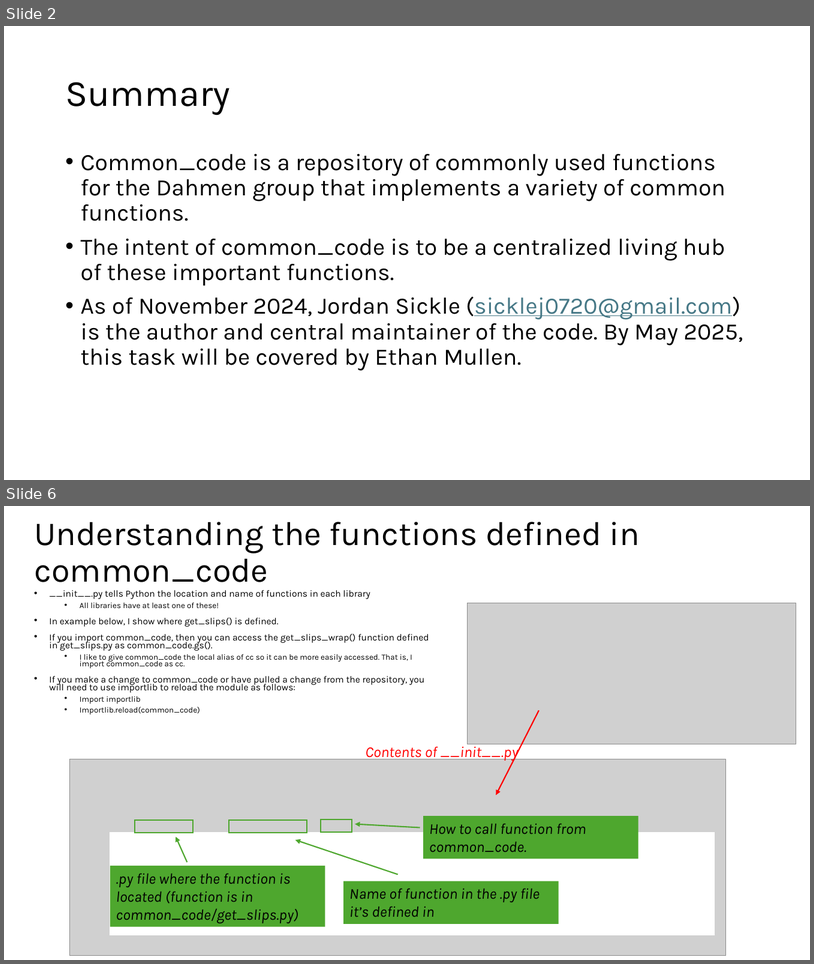
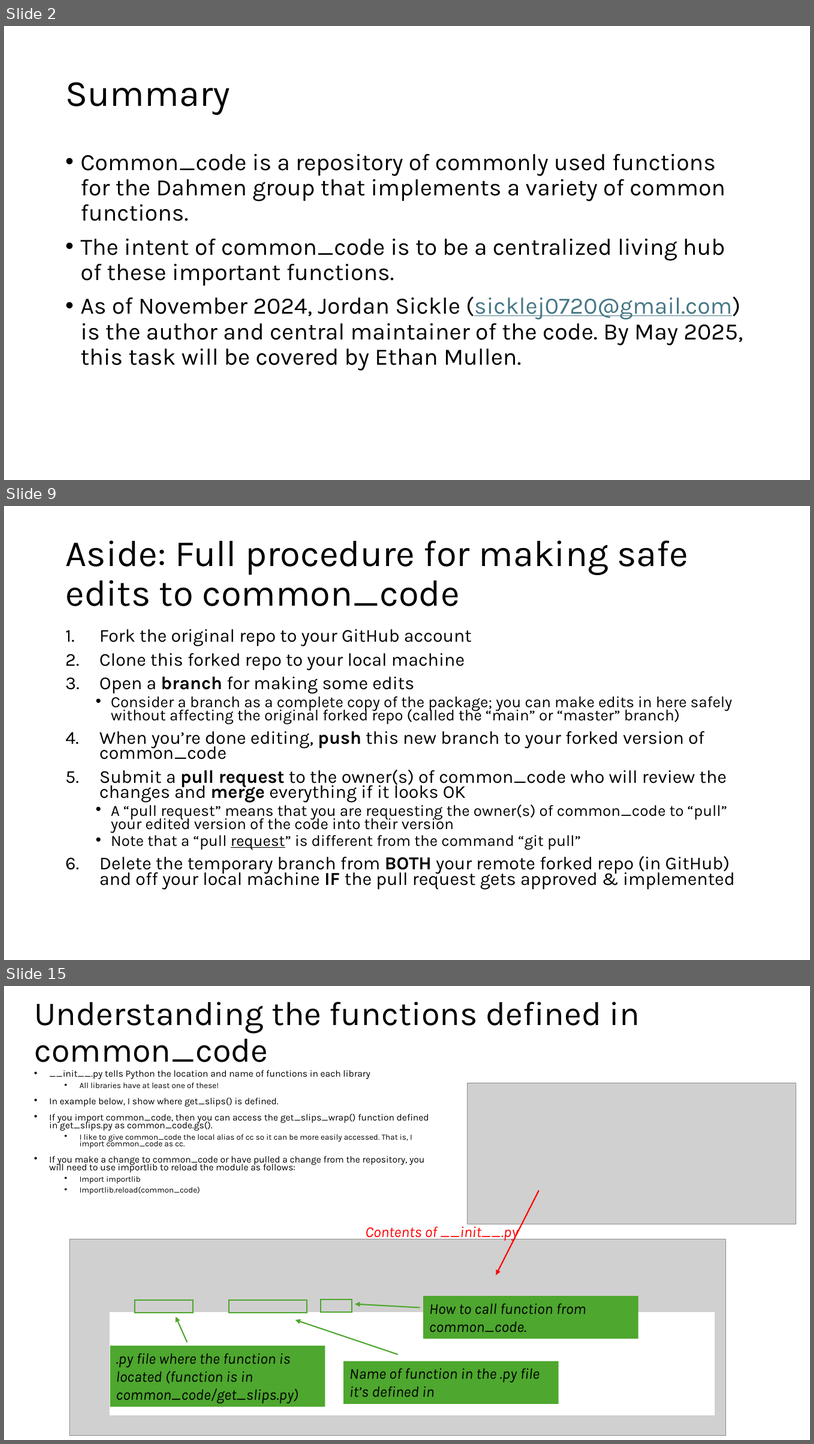
Before and after one commit to jmaniscool/common_code, a slide deck: start_guide.pptx. Shown one above the other, each under a label of ours: slides 2 and 6 before the commit, slides 2, 9 and 15 after it; the slides between them are not shown. The pictures are 814x964 and 814x1444 pixels, drawn with LibreOffice and Linux fonts; fonts in the diff are those of the drawing; grey boxes stand for pictures. Boxes give left, top, right and bottom in pixels: in the first picture for what was removed or moved away, otherwise in the second. Text is boxed around its words. In the diff, an @@ line names an element or a change of style, - is before the commit and + after.

```diff
--- a/start_guide.pptx
+++ b/start_guide.pptx
@@ slide 9 added at (x1=4, y1=506, x2=810, y2=960), background #FFFFFF @@
@@ title added at (x1=65, y1=540, x2=689, y2=606), 44 pt, text #000000 @@
+Aside: Full procedure for making safe edits to common_code
@@ text added at (x1=99, y1=629, x2=735, y2=889), 21.7 pt, text #000000 @@
+1. Fork the original repo to your GitHub account
+2. Clone this forked repo to your local machine
+3. Open a branch for making some edits
+  • Consider a branch as a complete copy of the package; you can make edits in here safely without affecting the original forked repo (called the “main” or “master” branch)
+4. When you’re done editing, push this new branch to your forked version of common_code
+5. Submit a pull request to the owner(s) of common_code who will review the changes and merge everything if it looks OK
+  • A “pull request” means that you are requesting the owner(s) of common_code to “pull” your edited version of the code into their version
+  • Note that a “pull request” is different from the command “git pull”
+6. Delete the temporary branch from BOTH your remote forked repo (in GitHub) and off your local machine IF the pull request gets approved & implemented
@@ what was slide 6 is now slide 15 @@
```
Also in this commit, not shown: 4 slides changed, 7 other slides added.
